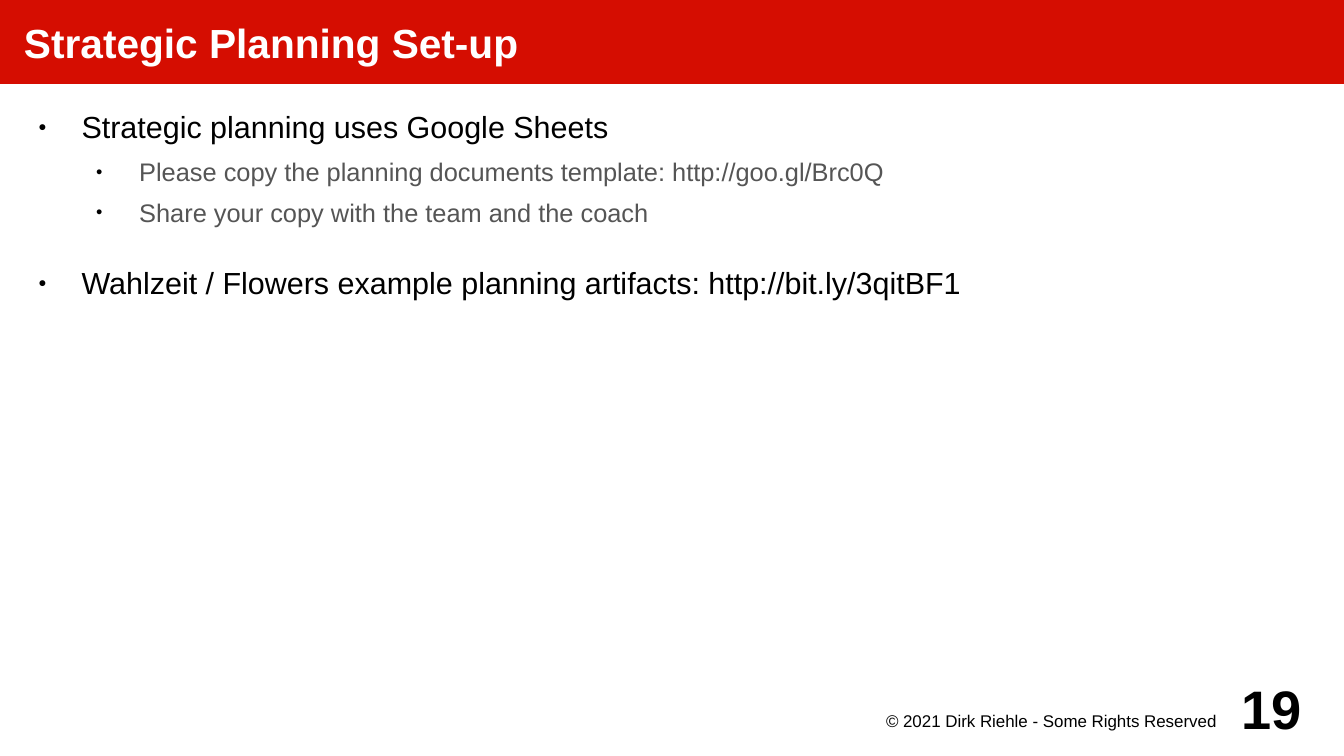
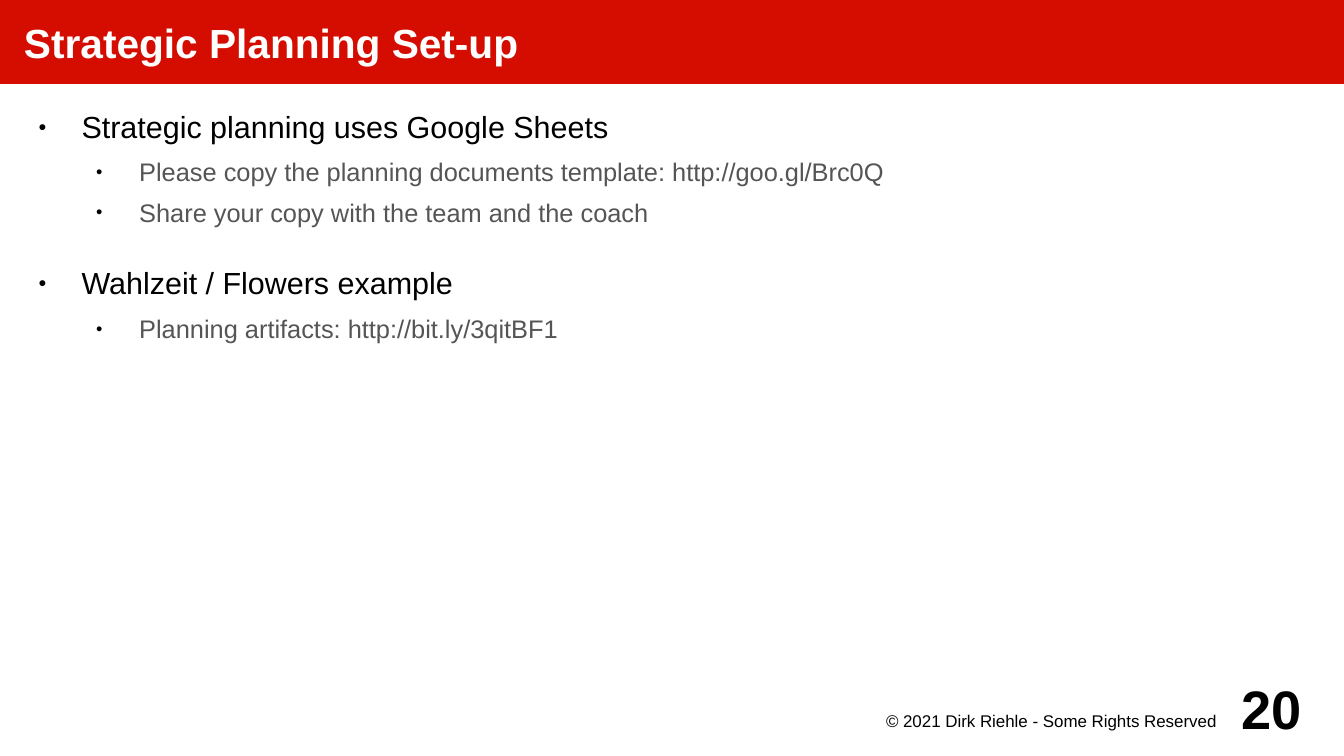
Before and after one commit to dirkriehle/amos-course, a slide deck: slide 20 of Lecture slides/AMOS B02 - Tools and Artifacts.odp (slide 19 before the commit). Drawn at 1344x756 pixels with LibreOffice and Linux fonts; fonts in the diff are those of the drawing. Boxes give left, top, right and bottom in pixels: in the first picture for what was removed or moved away, otherwise in the second. Text is boxed around its words. In the diff, an @@ line names an element or a change of style, - is before the commit and + after.

```diff
--- a/Lecture slides/AMOS B02 - Tools and Artifacts.odp
+++ b/Lecture slides/AMOS B02 - Tools and Artifacts.odp
@@ text at [82,272,558,343]: text changed; size 18 to 15 pt; text colour #000000 to #555555 @@
-● Wahlzeit / Flowers example planning artifacts: http://bit.ly/3qitBF1
+● Wahlzeit / Flowers example
+  ● Planning artifacts: http://bit.ly/3qitBF1
@@ page number at [1242,691,1302,730]: text changed @@
-19
+20
```
Also in this commit, not shown: 8 other slides changed, 1 slide added, 20 other files.
